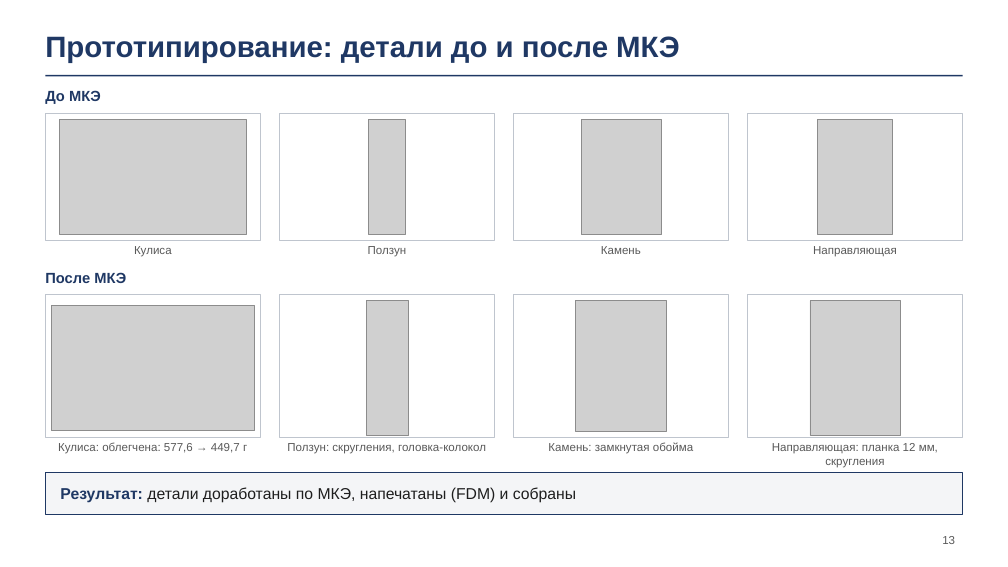
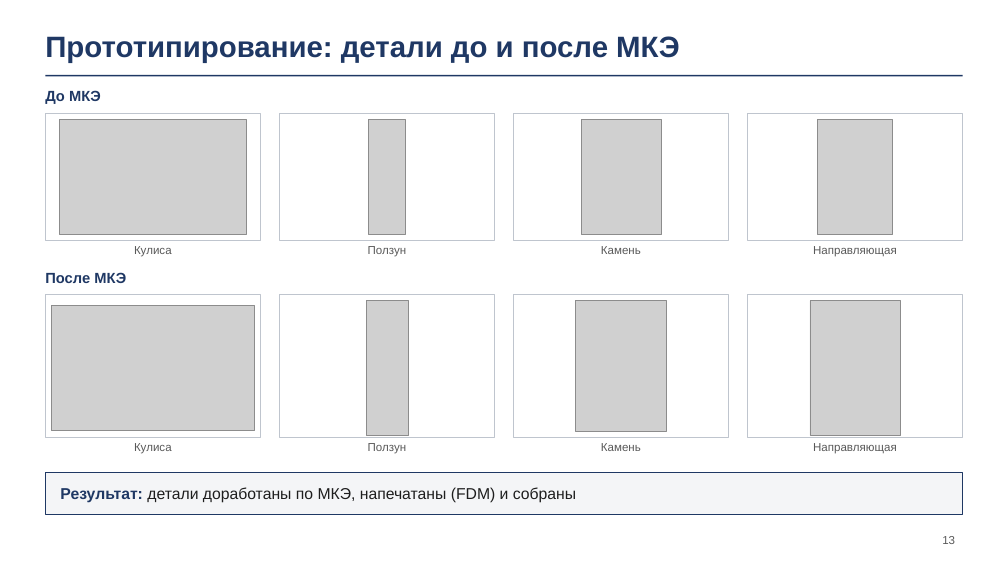
Before and after one commit to DamirNine/prikmeh, a slide deck: slide 13 of курсовой/2026-11-23/Презентация/Презентация_укупориватель_А.pptx. Drawn at 1008x567 pixels with LibreOffice and Linux fonts; fonts in the diff are those of the drawing; grey boxes stand for pictures; background and template pictures are left out. Boxes give left, top, right and bottom in pixels: in the first picture for what was removed or moved away, otherwise in the second. Text is boxed around its words. In the diff, an @@ line names an element or a change of style, - is before the commit and + after.

```diff
--- a/курсовой/2026-11-23/Презентация/Презентация_укупориватель_А.pptx
+++ b/курсовой/2026-11-23/Презентация/Презентация_укупориватель_А.pptx
@@ text at <box>134,443,172,454</box>: text changed @@
-Кулиса: облегчена: 577,6 → 449,7 г
+Кулиса
@@ text at <box>368,443,407,454</box>: text changed @@
-Ползун: скругления, головка-колокол
+Ползун
@@ text at <box>601,443,641,451</box>: text changed @@
-Камень: замкнутая обойма
+Камень
@@ text at <box>813,443,897,454</box>: text changed @@
-Направляющая: планка 12 мм, скругления
+Направляющая
```
Also in this commit, not shown: 2 other slides changed, 8 other files.
